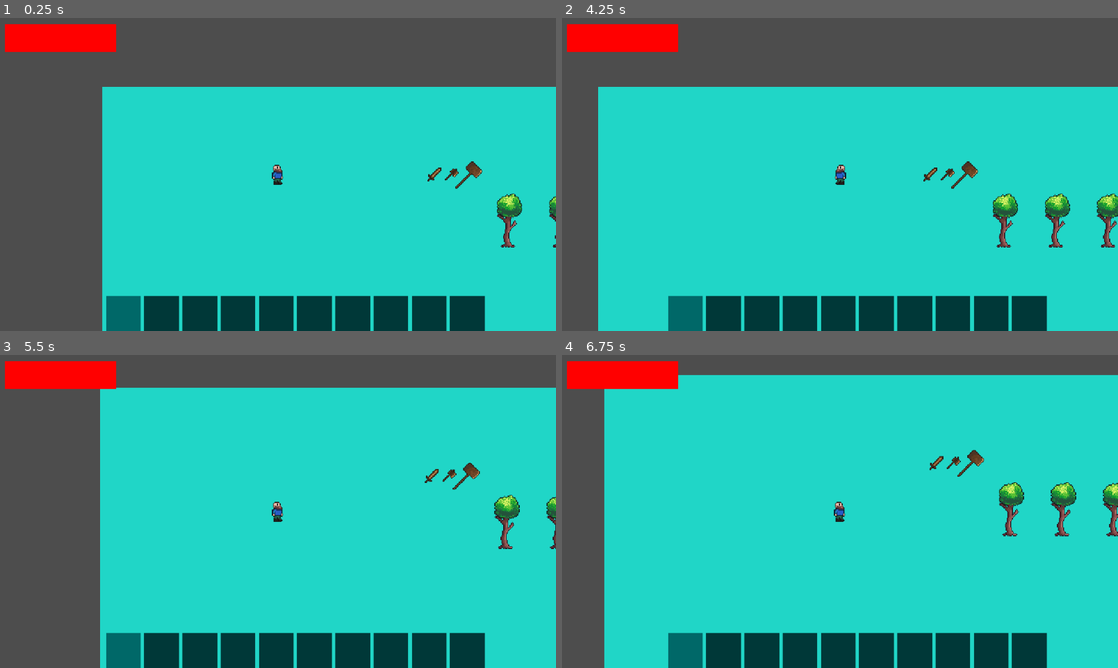
Above: before the commit, frames 1-4 (two rows, left to right).
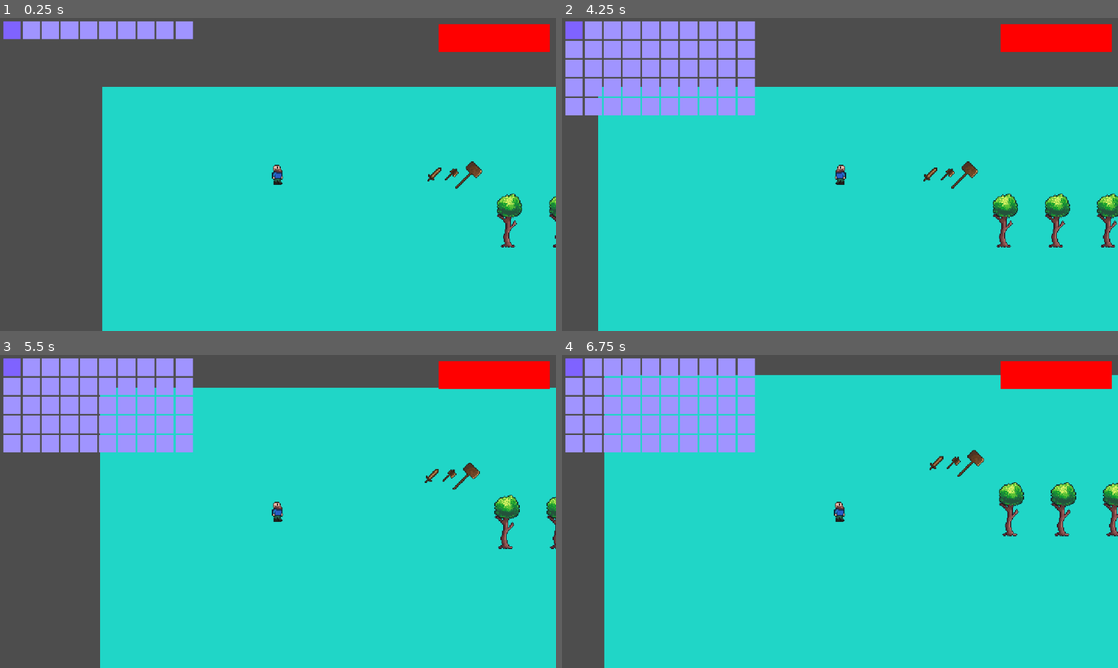
Above: after the commit, the same moments.

Repository: spsJakubSzydlowski/Evergrint
Game: Godot game, scene res://scenes/main.tscn
The game is run twice, just before and just after one commit, with the same random seed, the same clock (stepped at 60 frames per second) and the same inputs.
Inputs (mouse positions are in pixels of both pictures, inside the frame that each line leads up to):
- Up to frame 1 (0.25 s): no input
- Up to frame 2 (4.25 s): tap Enter at 0.5 s; move the mouse to (962, 158) at 0.52 s; hold Right 0.53-1.28 s; tap A (a) at 0.6, 3.05, 3.6 s; click (962, 158) at 0.67 s; tap D (d) at 0.8, 1.35, 3.8 s; move the mouse to (728, 190) at 1.27 s; hold Down 1.28-2.03 s; click (728, 190) at 1.42 s; tap S (s) at 1.55, 2.1 s; move the mouse to (895, 105) at 2.02 s; hold Right 2.03-2.78 s; click (895, 105) at 2.17 s; tap W (w) at 2.3, 2.85 s; move the mouse to (812, 237) at 2.77 s; hold Up 2.78-3.53 s; click (812, 237) at 2.92 s; move the mouse to (1006, 221) at 3.52 s; hold Left from 3.53 s (still down); click (1006, 221) at 3.67 s; tap E (open_inventory, bound only after the commit) at 4.15 s
- Up to frame 3 (5.5 s): move the mouse to (111, 464) at 4.27 s; click (111, 464) at 4.35 s; tap S (s) at 4.55 s; move the mouse to (305, 511) at 5.02 s; release Left at 5.03 s; hold Down from 5.03 s (still down); tap D (d) at 5.1 s; click (305, 511) at 5.17 s; tap W (w) at 5.3 s
- Up to frame 4 (6.75 s): move the mouse to (756, 433) at 5.77 s; release Down at 5.78 s; hold Right 5.78-6.53 s; tap S (s) at 5.85 s; click (756, 433) at 5.92 s; tap A (a) at 6.05 s; move the mouse to (962, 495) at 6.52 s; hold Up from 6.53 s (still down); tap W (w) at 6.6 s; click (962, 495) at 6.67 s

The runs differ from the first frame. In frame 1, 12% of the frame differs, in the area x 0-99%, y 1-100%; in frame 2, 18%; in frame 3, 18%; in frame 4, 18%.

Commit message:
Inventory UI

Diff:
--- a/data/Evergrint.json
+++ b/data/Evergrint.json
@@ -497,7 +497,7 @@
 			],
 			"lines": [
 				{
-					"inventory_slots": 10,
+					"inventory_slots": 50,
 					"starting_items": [
 						{
 							"items": "wooden_sword",
--- a/project.godot
+++ b/project.godot
@@ -64,6 +64,12 @@
 "events": [Object(InputEventMouseButton,"resource_local_to_scene":false,"resource_name":"","device":-1,"window_id":0,"a …(258 unchanged characters)…
 ]
 }
+open_inventory={
+"deadzone": 0.2,
+"events": [Object(InputEventKey,"resource_local_to_scene":false,"resource_name":"","device":-1,"window_id":0,"alt_pressed":false,"shift_pressed":false,"ctrl_pressed":false,"meta_pressed":false,"pressed":false,"keycode":0,"physical_keycode":69,"key_label":0,"unicode":101,"location":0,"echo":false,"script":null)
+, Object(InputEventKey,"resource_local_to_scene":false,"resource_name":"","device":-1,"window_id":0,"alt_pressed":false,"shift_pressed":false,"ctrl_pressed":false,"meta_pressed":false,"pressed":false,"keycode":0,"physical_keycode":4194305,"key_label":0,"unicode":0,"location":0,"echo":false,"script":null)
+]
+}
 
 [layer_names]
 
--- a/scenes/UI/inventory_canvas.tscn
+++ b/scenes/UI/inventory_canvas.tscn
@@ -22,23 +22,30 @@
 script = ExtResource("1_l5hnc")
 
 [node name="hotbar" type="HBoxContainer" parent="."]
-anchors_preset = 7
-anchor_left = 0.5
-anchor_top = 1.0
-anchor_right = 0.5
-anchor_bottom = 1.0
-offset_left = -20.0
-offset_top = -40.0
-offset_right = 20.0
-grow_horizontal = 2
-grow_vertical = 0
-theme_override_constants/separation = 44
+offset_left = 4.0
+offset_top = 4.0
+offset_right = 4.0
+offset_bottom = 4.0
+theme_override_constants/separation = 22
 alignment = 1
 
+[node name="inventory" type="GridContainer" parent="."]
+offset_left = 4.0
+offset_top = 4.0
+offset_right = 4.0
+offset_bottom = 4.0
+theme_override_constants/h_separation = 22
+theme_override_constants/v_separation = 22
+columns = 10
+
 [node name="health_bar" type="TextureProgressBar" parent="."]
-offset_left = 6.0
+anchors_preset = 1
+anchor_left = 1.0
+anchor_right = 1.0
+offset_left = -135.0
 offset_top = 7.0
-offset_right = 134.0
+offset_right = -7.0
 offset_bottom = 39.0
+grow_horizontal = 0
 texture_under = SubResource("GradientTexture2D_jxkd3")
 texture_progress = SubResource("GradientTexture2D_ipdp0")
--- a/scenes/UI/inventory_slot.tscn
+++ b/scenes/UI/inventory_slot.tscn
@@ -7,17 +7,17 @@
 
 [node name="HBoxContainer" type="HBoxContainer" parent="Hotbar"]
 layout_mode = 0
-offset_right = 40.0
-offset_bottom = 40.0
+offset_right = 20.0
+offset_bottom = 20.0
 
 [node name="Panel" type="Panel" parent="Hotbar/HBoxContainer"]
 layout_mode = 2
 
 [node name="ColorRect" type="ColorRect" parent="Hotbar/HBoxContainer/Panel"]
 layout_mode = 0
-offset_right = 40.0
-offset_bottom = 40.0
-color = Color(7.219613e-08, 0.21920863, 0.21920872, 1)
+offset_right = 20.0
+offset_bottom = 20.0
+color = Color(0.6260695, 0.5793194, 1.1999876, 1)
 
 [node name="SelectionRect" type="ColorRect" parent="Hotbar/HBoxContainer/Panel"]
 visible = false
@@ -25,17 +25,19 @@
 anchors_preset = 15
 anchor_right = 1.0
 anchor_bottom = 1.0
-offset_right = 40.0
+offset_right = 20.0
 grow_horizontal = 2
 grow_vertical = 2
-color = Color(0, 0.40958562, 0.4095856, 1)
+color = Color(0.49936515, 0.38780582, 1.123986, 1)
 
 [node name="Icon" type="TextureRect" parent="Hotbar/HBoxContainer/Panel"]
 layout_mode = 0
-offset_right = 40.0
-offset_bottom = 40.0
+offset_right = 20.0
+offset_bottom = 20.0
+expand_mode = 1
 
 [node name="AmountLabel" type="Label" parent="Hotbar/HBoxContainer/Panel"]
 layout_mode = 0
-offset_right = 40.0
-offset_bottom = 23.0
+offset_right = 20.0
+offset_bottom = 9.0
+theme_override_font_sizes/font_size = 6
--- a/scripts/inventory_canvas.gd
+++ b/scripts/inventory_canvas.gd
@@ -4,11 +4,15 @@
 
 @onready var hotbar_container: HBoxContainer = $hotbar
 @onready var health_bar: TextureProgressBar = $health_bar
+@onready var inventory_container: GridContainer = $inventory
 
 var slot_scene = preload("res://scenes/UI/inventory_slot.tscn")
 var active_slot_index = 0
 
 var hotbar_slots = 10
+var inventory_slots = 50
+
+var is_inventory_open = false
 
 func _ready() -> void:
 	Signals.player_health_changed.connect(update_health_bar)
@@ -22,6 +26,12 @@
 	emit_equipped_signal()
 
 func _input(event: InputEvent) -> void:
+	if Input.is_action_just_pressed("open_inventory"):
+		is_inventory_open = !is_inventory_open
+		inventory_container.visible = is_inventory_open
+		hotbar_container.visible = !is_inventory_open
+		refresh_ui()
+
 	if event is InputEventMouseButton and event.pressed:
 		if event.button_index == MOUSE_BUTTON_WHEEL_UP:
 			active_slot_index = posmod(active_slot_index -1, hotbar_slots)
@@ -34,17 +44,27 @@
 
 func refresh_ui():
 	for child in hotbar_container.get_children():
-		child.queue_free()
+		child.free()
+	for child in inventory_container.get_children():
+		child.free()
 
-	for i in range(hotbar_slots):
-		var slot_data = Inventory.slots[i]
-		var new_slot = slot_scene.instantiate()
-		hotbar_container.add_child(new_slot)
+	if is_inventory_open:
+		for i in range(inventory_slots):
+			create_slot_in(inventory_container, i)
+	else:
+		for i in range(hotbar_slots):
+			create_slot_in(hotbar_container, i)
 
-		new_slot.find_child("SelectionRect").visible = (i == active_slot_index)
 
-		if slot_data["id"] != "":
-			update_slot_visuals(new_slot, slot_data)
+func create_slot_in(container, index):
+	var slot_data = Inventory.slots[index]
+	var new_slot = slot_scene.instantiate()
+	container.add_child(new_slot)
+
+	new_slot.find_child("SelectionRect").visible = (index == active_slot_index)
+
+	if slot_data["id"] != "":
+		update_slot_visuals(new_slot, slot_data)
 
 func update_slot_visuals(slot_ui, slot_data):
 	var item_id = slot_data["id"]
